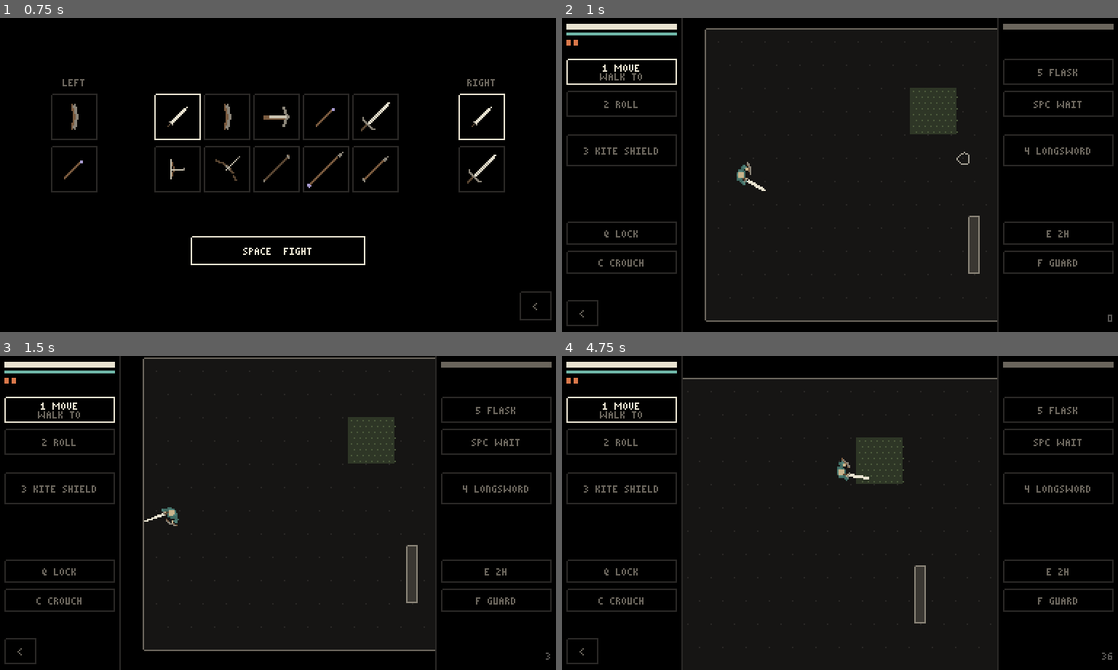
Above: before the commit, frames 1-4 (two rows, left to right).
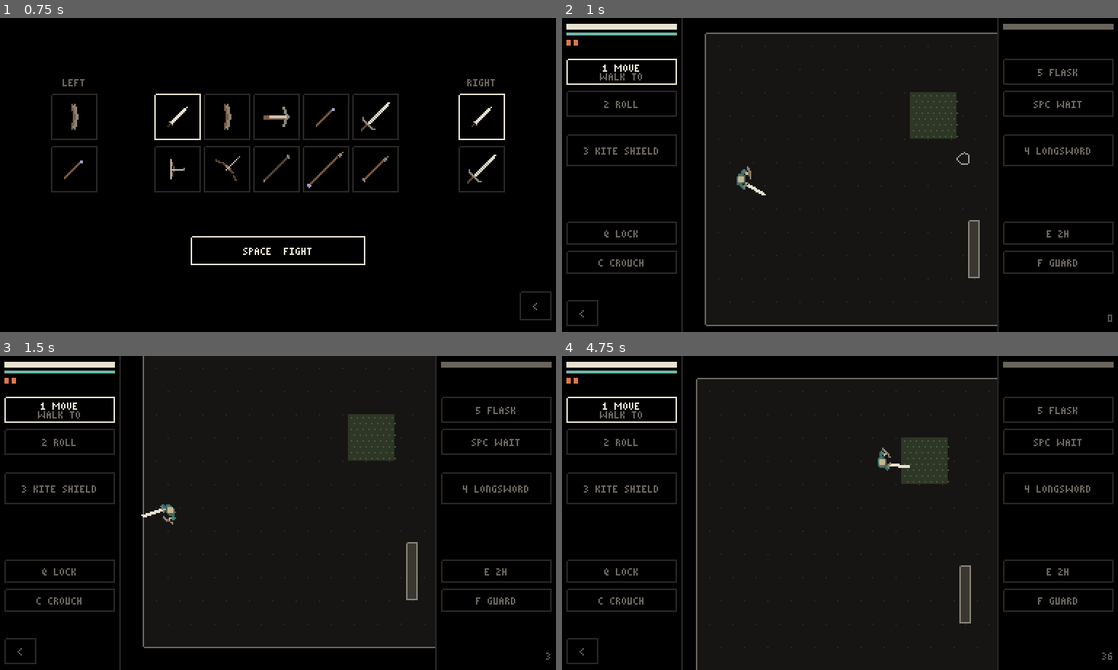
Above: after the commit, the same moments.

Repository: Martin-Hourigan/Pack-hero
Game: Godot game, scene res://scenes/duel.tscn
Same seed, same stepped clock (60 frames per second), same inputs: the game is played once before the commit and once after it.
Inputs (mouse positions are in pixels of both pictures, inside the frame that each line leads up to):
- Up to frame 1 (0.75 s): tap Enter at 0.5 s; move the mouse to (400, 159) at 0.52 s; hold Right from 0.53 s (still down); tap 1 at 0.6 s; click (400, 159) at 0.67 s
- Up to frame 2 (1 s): keep holding Right; tap Space at 0.77 s
- Up to frame 3 (1.5 s): release Right at 1.25 s; drag from (166, 528) to (250, 575) at 1.27 s
- Up to frame 4 (4.75 s): tap Space at 2, 3.77 s; move the mouse to (895, 443) at 2.02 s; hold Right 2.03-2.75 s; tap 3 at 2.1 s; click (895, 443) at 2.17 s; drag from (812, 575) to (673, 465) at 2.77 s; move the mouse to (1006, 560) at 3.52 s; hold Left 3.53-4.25 s; tap 5 at 3.6 s; click (1006, 560) at 3.67 s; drag from (673, 465) to (756, 434) at 4.27 s

Frame 1 is identical in both runs. In frame 2, 1.6% of the frame differs, in the area x 25-79%, y 3-99%; in frame 3, 1.3%; in frame 4, 3.6%, in the area x 21-74%, y 6-100%.

Commit message:
PC: the view leans toward the mouse the further it is from the middle

Diff:
--- a/scripts/duel_main.gd
+++ b/scripts/duel_main.gd
@@ -53,6 +53,10 @@
 const SAME_TAP := 10.0  # px: a second tap this near the aim does it
 const VIEW := Rect2(84, 0, 216, 216)  # the world's square on the screen
 const DRAG := 6.0  # px a press moves before it's a drag (to look around)
+## PC: the mouse further than LOOK_NEAR px from the view's middle leans
+## the view that way, LOOK_LEAN px for each px further. PLACEHOLDER.
+const LOOK_NEAR := 40.0
+const LOOK_LEAN := 0.8
 
 var duel: Duel
 var mode := "title"  # title, gear, duel
@@ -73,6 +77,7 @@
 var held := ""  # the button being held down
 var waited_at := 0.0  # clock when a held WAIT last waited
 var step_t := STEP_T  # s the step being shown takes on screen
+var look := Vector2.ZERO  # PC: how far the view leans toward the mouse
 ## MOVE's way of walking (tap MOVE again to choose): "to" (tap a spot:
 ## walk there), "hold" (held down: walk straight toward it, a step at a
 ## time, until let go), "step" (one step toward where you tap).
@@ -184,7 +189,7 @@
 		if ":" in tool and duel.spec(tool).is_empty():
 			tool = "move"  # its item has been put away or changed
 		duel.fx(dt)
-		_camera()
+		_camera(dt)
 		u = minf(u + dt / step_t, 1.0)
 		if u >= 1.0 and duel.result == "" and not duel.hero.idle():
 			_step()
@@ -197,13 +202,17 @@
 
 
 ## The camera: on the hero (where he's drawn), kept to the room (a room
-## smaller than the view sits in its middle), moved by `pan`, but never so
-## far the hero's off the view.
-func _camera() -> void:
+## smaller than the view sits in its middle), leaning toward the mouse
+## (PC), moved by `pan`, but never so far the hero's off the view.
+func _camera(dt: float) -> void:
 	var h := duel.hero
 	var p := h.pos if h.was.is_empty() or u >= 1.0 else Vector2(h.was["pos"]).lerp(h.pos, u)
+	if not touch and VIEW.has_point(hover):
+		var off := hover - VIEW.get_center()
+		var want_look := off.normalized() * maxf(off.length() - LOOK_NEAR, 0.0) * LOOK_LEAN if off.length() > 0.0 else Vector2.ZERO
+		look = look.lerp(want_look, 1.0 - exp(-dt * 6.0))  # eased
 	var a := duel.area.grow(12)
-	var c := p - VIEW.size / 2.0
+	var c := p + look - VIEW.size / 2.0
 	for i in 2:
 		if a.size[i] <= VIEW.size[i]:
 			c[i] = a.position[i] + (a.size[i] - VIEW.size[i]) / 2.0
Not shown, changed: PLAN.md
